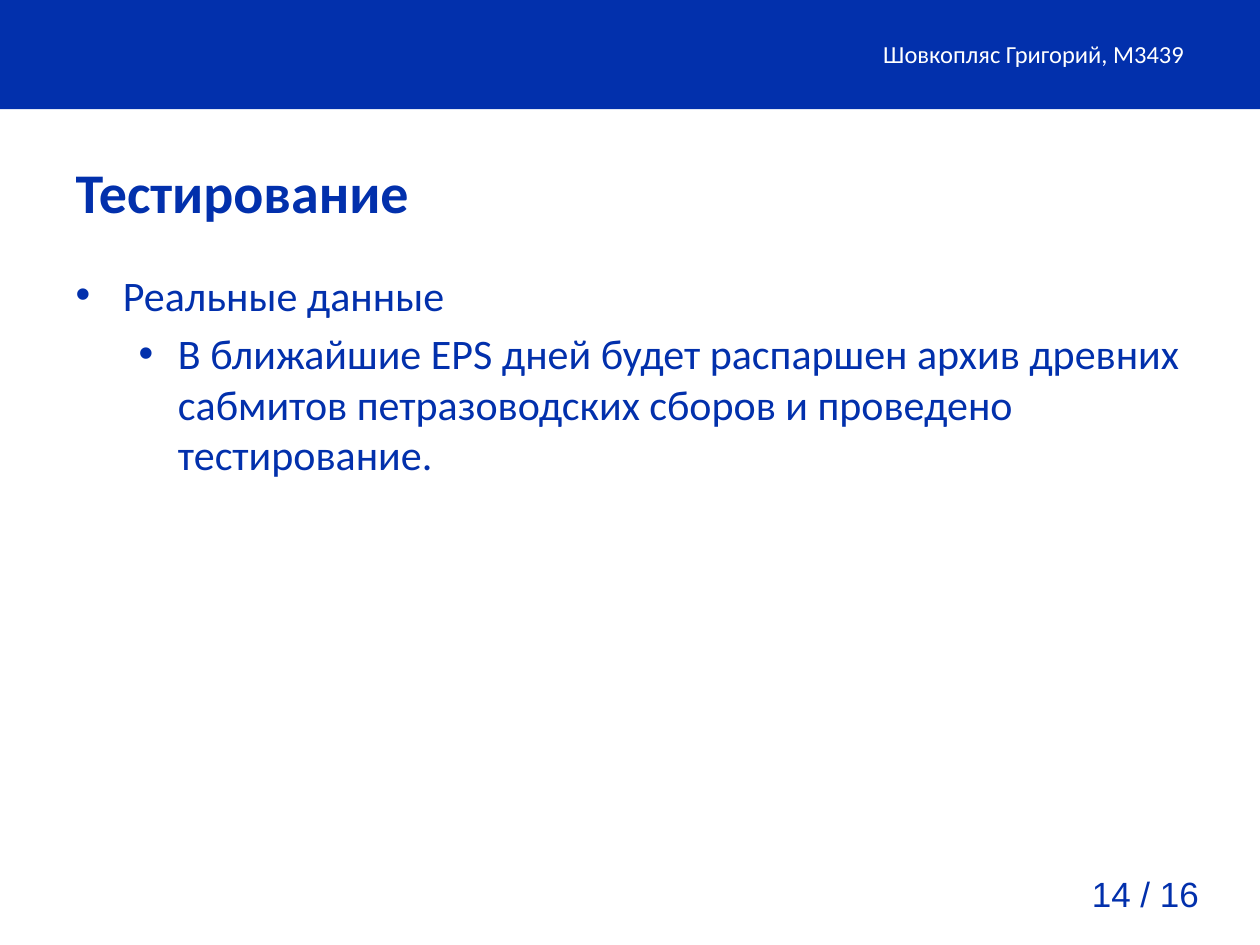
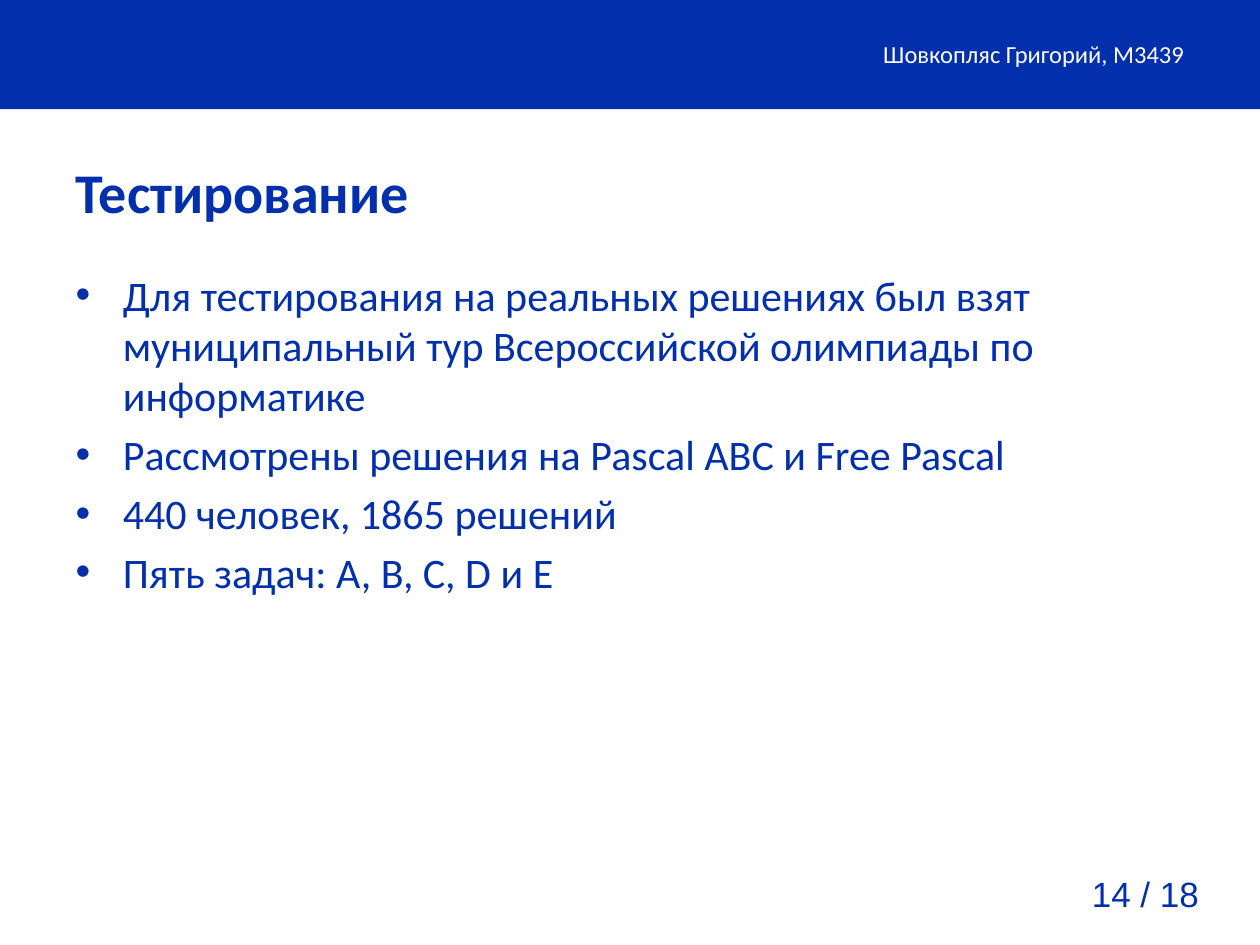
Before and after one commit to gshark/Diplom, a slide deck: slide 14 of presenatation/presentation.pptx. Drawn at 1260x945 pixels with LibreOffice and Linux fonts; fonts in the diff are those of the drawing; background and template pictures are left out. Boxes give left, top, right and bottom in pixels: in the first picture for what was removed or moved away, otherwise in the second. Text is boxed around its words. In the diff, an @@ line names an element or a change of style, - is before the commit and + after.

```diff
--- a/presenatation/presentation.pptx
+++ b/presenatation/presentation.pptx
@@ text at (x1=123, y1=282, x2=1034, y2=595): text changed @@
-• Реальные данные
-  • В ближайшие EPS дней будет распаршен архив древних сабмитов петразоводских сборов и проведено тестирование.
+• Для тестирования на реальных решениях был взят муниципальный тур Всероссийской олимпиады по информатике
+• Рассмотрены решения на Pascal ABC и Free Pascal
+• 440 человек, 1865 решений
+• Пять задач: A, B, C, D и E
@@ page number at (x1=1092, y1=882, x2=1199, y2=908): text changed @@
-14 / 16
+14 / 18
```
Also in this commit, not shown: 1 other slide changed, 3 slides added, 1 slide removed, 43 other files.
